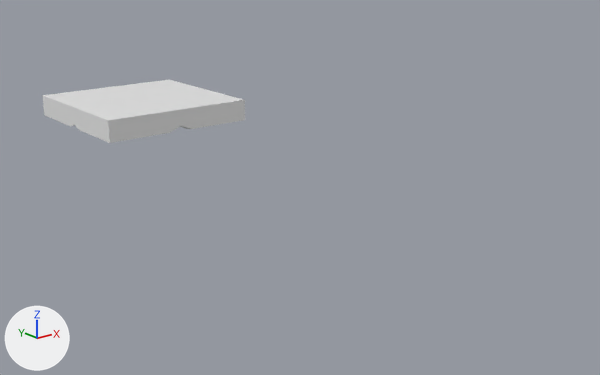
Two versions of the FBX model Export Art/GasStation/Exterior/GasStationRoof.fbx, one commit apart.
One viewpoint serves both versions: a 50 mm lens placed at (-5.32, -6.98, 2.35), pointed at (0.23, -0.05, -0.42). Every picture has the same lights, and +X, +Y and +Z are marked at lower left. The first picture is the older version. Where no turn or scale is listed for an object, it has been applied to the vertices.
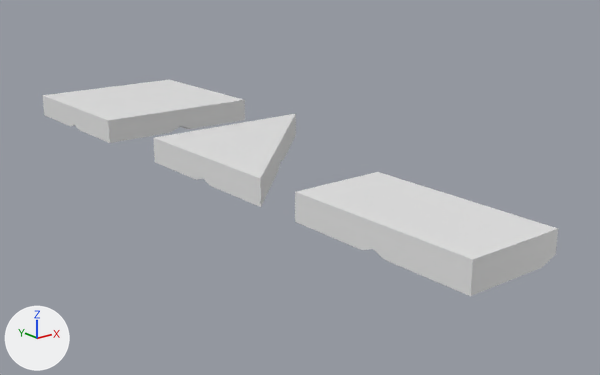
Where the newer file only moved an object's origin or applied its transform, the numbers keep the older frame.

Patch to the scene script:
```diff
--- a/Export Art/GasStation/Exterior/GasStationRoof.fbx.py
+++ b/Export Art/GasStation/Exterior/GasStationRoof.fbx.py
@@ me_cube_002 @@
 # used by ob_cube_001; location = (-1.0, 3.103, 0.14)
-me_cube_002.from_pydata(...)  # 97 vertices, 93 faces; spans x 0.0..2.0, y -1.0..1.0, z -0.28..0.0
+me_cube_002.from_pydata(...)  # 222 vertices, 201 faces; spans x 0.0..2.0, y -6.62..1.0, z -0.28..0.0
+# me_cube_002 part 1: a new loose piece of 65 vertices spanning x 0.0..2.0, y -4.1..-2.1, z -0.28..0.0
+# me_cube_002 part 2: a new loose piece of 60 vertices spanning x 0.0..1.0, y -6.62..-4.62, z -0.28..0.0
```

Location of each change, [x1, y1, x2, y2] in pixels of the pictures (600 x 375 px):
'Cube.001', reshaped (153% wider, 239% taller): before [42, 80, 245, 143]; after [42, 80, 558, 296]
part 1 of me_cube_002, added: after [153, 114, 296, 207]
part 2 of me_cube_002, added: after [295, 172, 558, 296]
